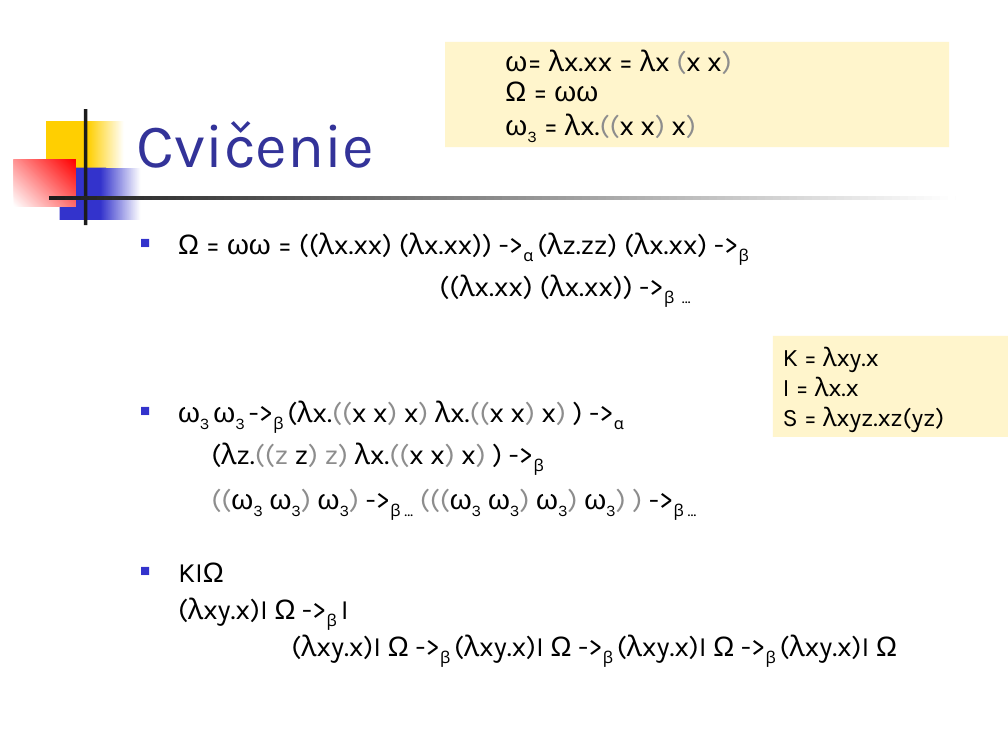
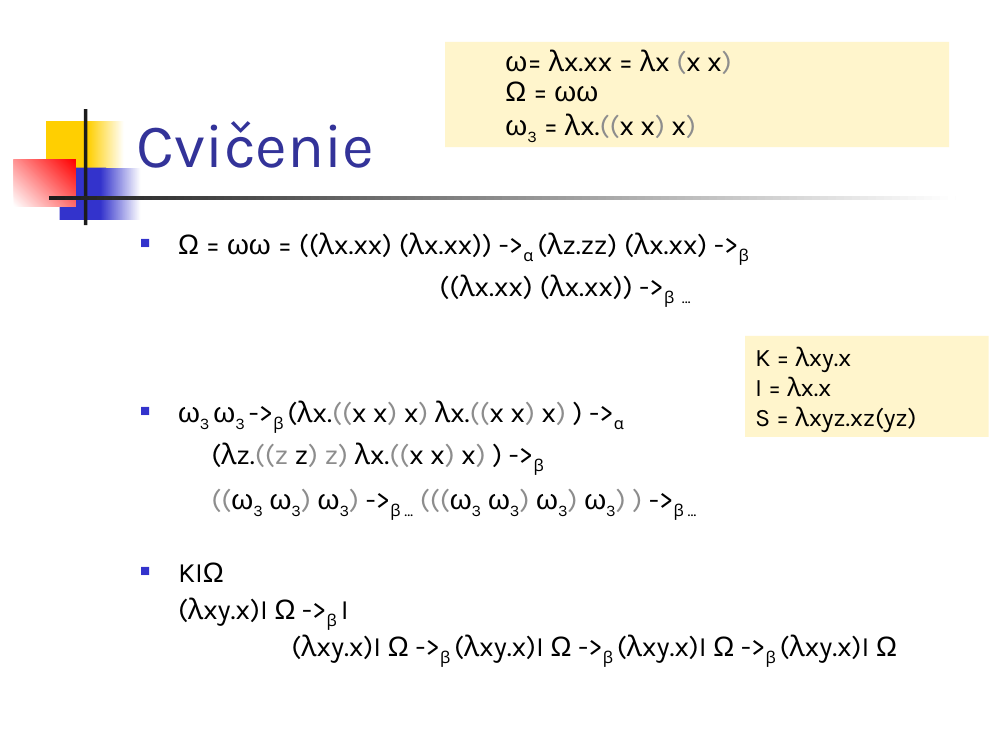
Before and after one commit to Funkcionalne/Prednasky, a slide deck: slide 25 of 05/05_fpro.ppt (slide 26 before the commit). Drawn at 1008x756 pixels with LibreOffice and Linux fonts; fonts in the diff are those of the drawing. Boxes give left, top, right and bottom in pixels: in the first picture for what was removed or moved away, otherwise in the second. Text is boxed around its words. In the diff, an @@ line names an element or a change of style, - is before the commit and + after.

```diff
--- a/05/05_fpro.ppt
+++ b/05/05_fpro.ppt
@@ rectangle "K = λxy.x": place and size @@
-rectangle "K = λxy.x" at (773, 336, 1008, 436)
+rectangle "K = λxy.x" at (745, 336, 989, 436)
```
Also in this commit, not shown: 4 other slides changed, 1 slide removed, 2 other files.
